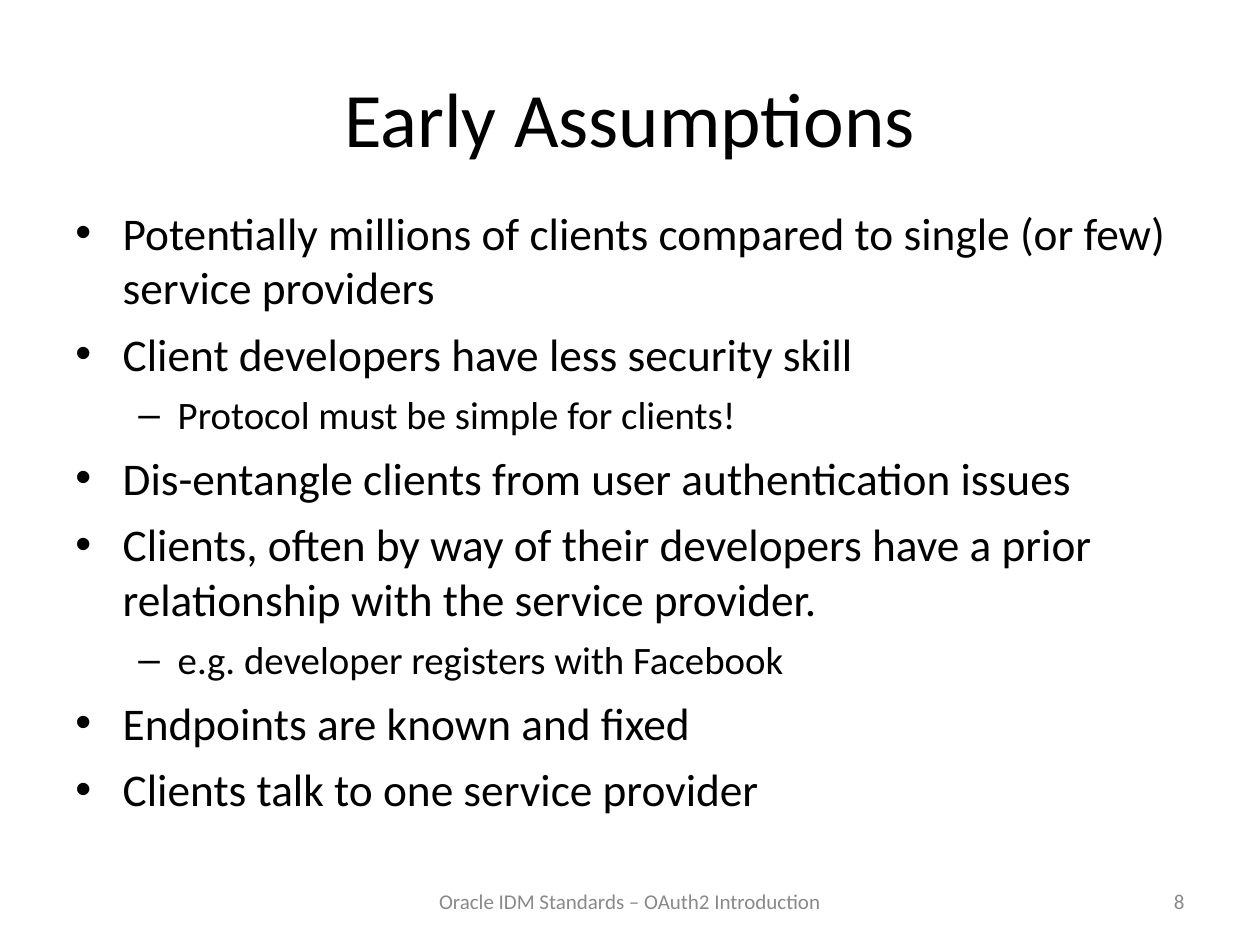
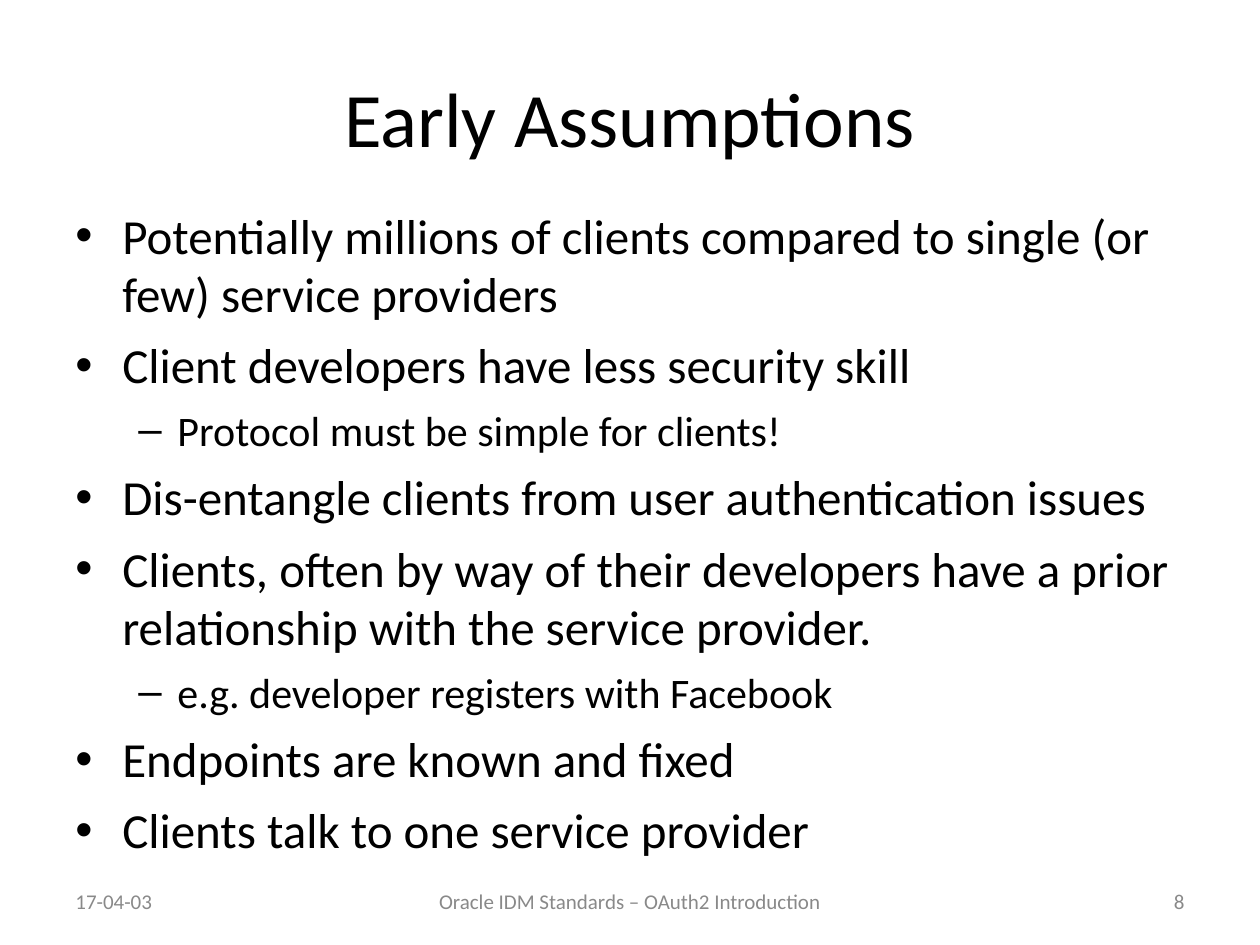
Before and after one commit to sftcd/cs7053, a slide deck: slide 8 of 2016lectures/09-oauth.ppt. Drawn at 1260x945 pixels with LibreOffice and Linux fonts; fonts in the diff are those of the drawing. Boxes give left, top, right and bottom in pixels: in the first picture for what was removed or moved away, otherwise in the second. Text is boxed around its words. In the diff, an @@ line names an element or a change of style, - is before the commit and + after.

```diff
--- a/2016lectures/09-oauth.ppt
+++ b/2016lectures/09-oauth.ppt
@@ text "Potentially millions of clients compared ..." at (122, 218, 1168, 785): size 25.9 to 28 pt in "Potentially millions of clients compared to single ...", "Client developers have less security skill", "Dis-entangle clients from user authentication issues", "Clients, often by way of their developers ..." and 2 more places; size 22.2 to 24 pt in "Protocol must be simple for clients!", "e.g. developer registers with Facebook"; indent changed @@
@@ text added at (75, 895, 152, 909), 12 pt, text #898989 @@
+17-04-03
```
Also in this commit, not shown: 24 other slides changed, 1 other file.
